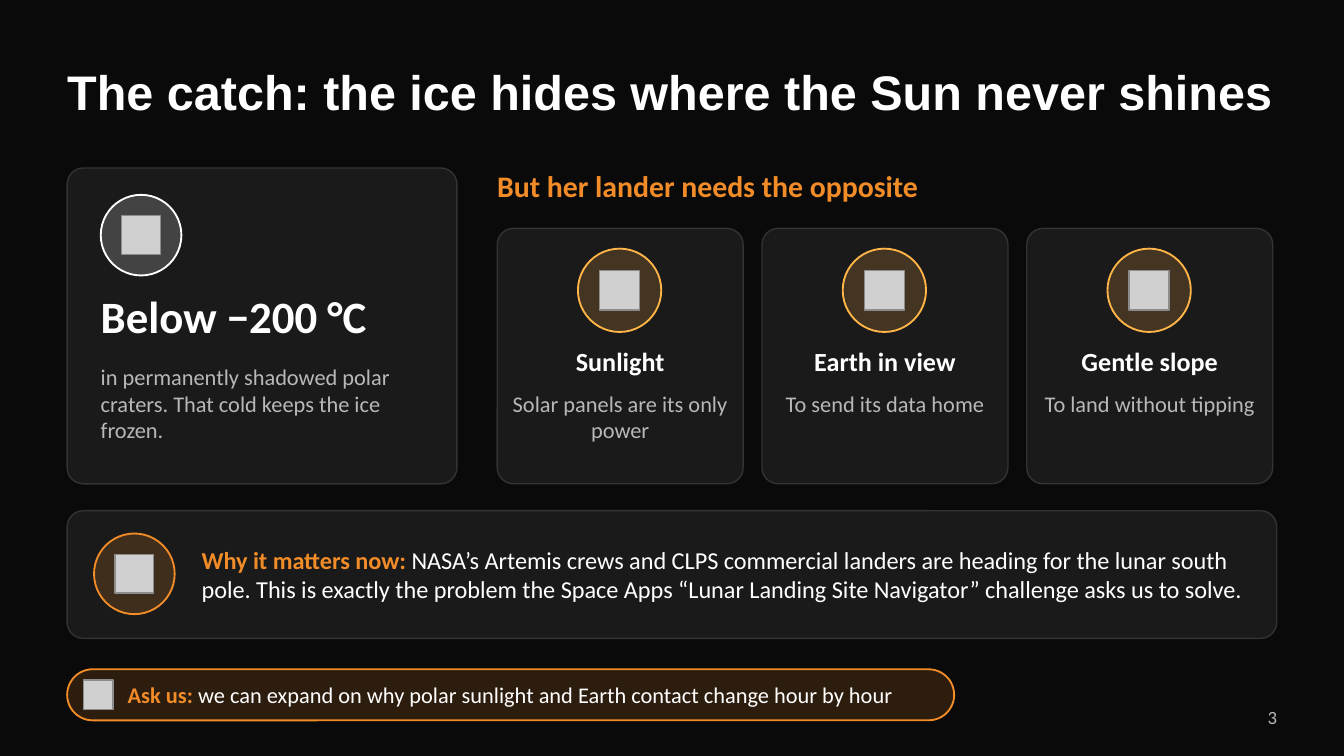
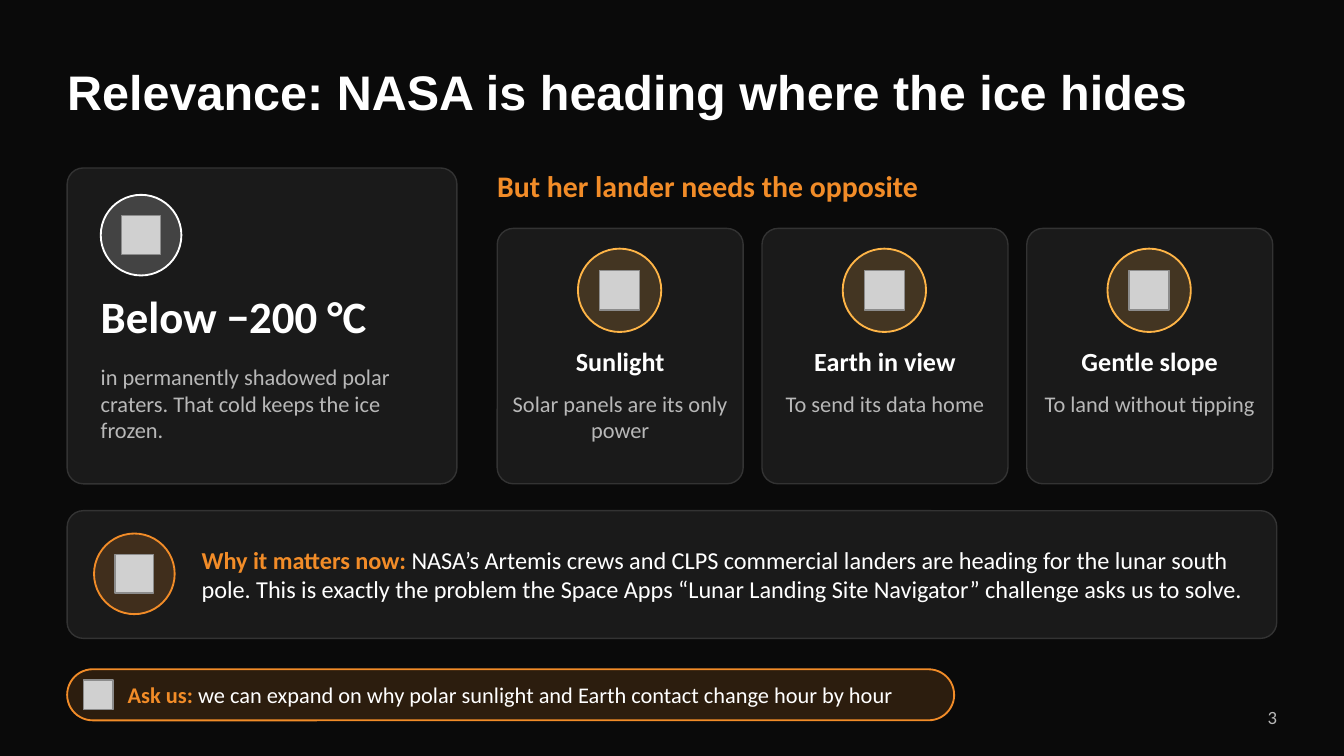
Before and after one commit to McCEwan/Lunarcy, a slide deck: slide 3 of Lunarcy_pitch.pptx. Drawn at 1344x756 pixels with LibreOffice and Linux fonts; fonts in the diff are those of the drawing; grey boxes stand for pictures. Boxes give left, top, right and bottom in pixels: in the first picture for what was removed or moved away, otherwise in the second. Text is boxed around its words. In the diff, an @@ line names an element or a change of style, - is before the commit and + after.

```diff
--- a/Lunarcy_pitch.pptx
+++ b/Lunarcy_pitch.pptx
@@ title at [67, 75, 1187, 119]: text changed @@
-The catch: the ice hides where the Sun never shines
+Relevance: NASA is heading where the ice hides
```
Also in this commit, not shown: 3 other slides changed, 1 slide added, 1 slide removed, 1 other file.
